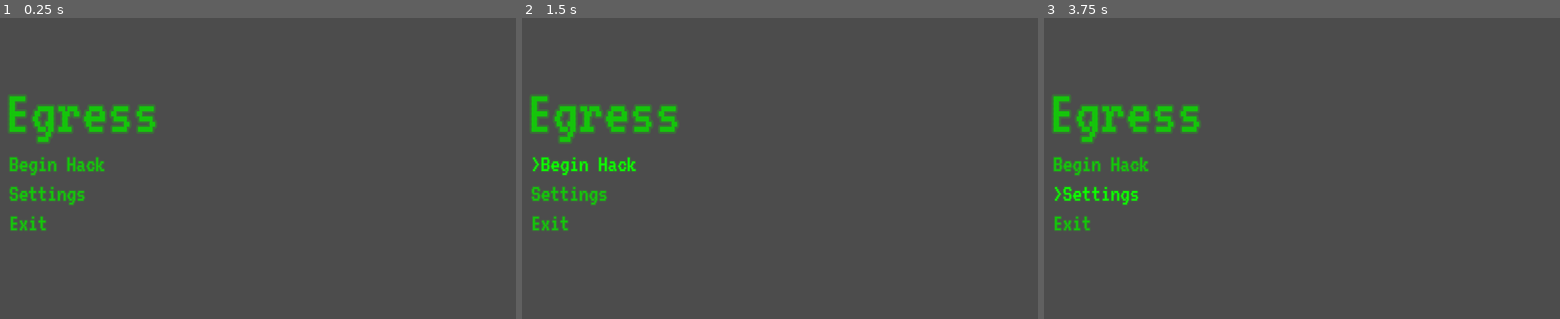
Above: before the commit, frames 1-3 (left to right).
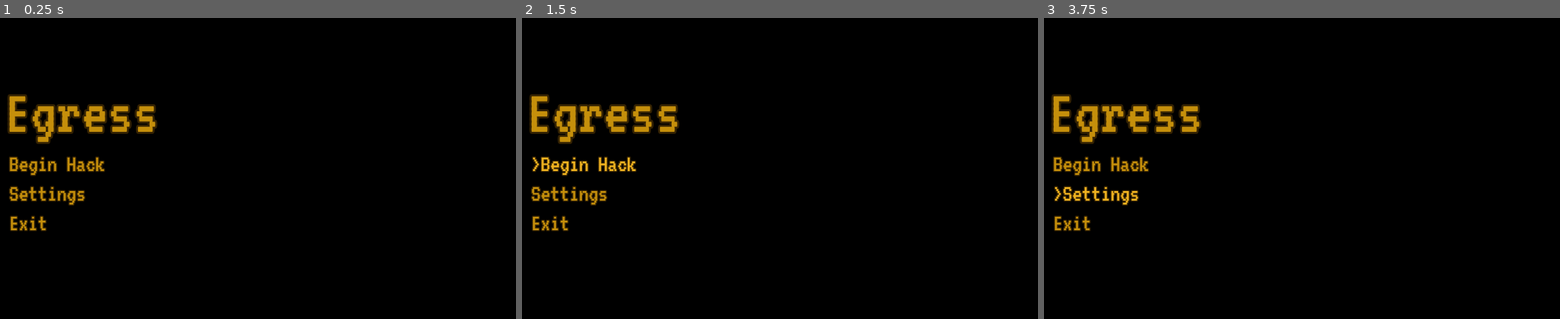
Above: after the commit, the same moments.

Repository: Lunatic-Games/egress
Game: Godot game, scene res://menus/main_menu/main_menu.tscn
Same seed, same stepped clock (60 frames per second), same inputs: the game is played once before the commit and once after it. This scene is started directly instead of the project's main scene.
Inputs:
- Up to frame 1 (0.25 s): no input
- Up to frame 2 (1.5 s): click "Begin Hack" at 0.5 s; click ">Begin Hack" at 1.25 s
- Up to frame 3 (3.75 s): click ">Begin Hack" at 2 s; click ">Begin Hack" at 2.75 s; click "Settings" at 3.5 s

The runs differ from the first frame. In frame 1, 100% of the frame differs, in the area x 0-100%, y 0-100%; in frame 2, 100%; in frame 3, 100%.

Commit message:
Changed to orange

Diff:
--- a/menus/main_menu/main_menu.tscn
+++ b/menus/main_menu/main_menu.tscn
@@ -9,7 +9,7 @@
 [sub_resource type="DynamicFont" id=1]
 size = 128
 outline_size = 4
-outline_color = Color( 0.0862745, 0.776471, 0.0470588, 0.270588 )
+outline_color = Color( 0.776471, 0.509804, 0.0470588, 0.270588 )
 font_data = ExtResource( 1 )
 
 [node name="MainMenu" type="Control"]
@@ -30,7 +30,7 @@
 margin_right = 315.0
 margin_bottom = -47.5
 custom_fonts/font = SubResource( 1 )
-custom_colors/font_color = Color( 0.0862745, 0.776471, 0.0470588, 1 )
+custom_colors/font_color = Color( 0.776471, 0.564706, 0.0470588, 1 )
 text = "Egress"
 
 [node name="VBoxContainer" type="VBoxContainer" parent="."]
@@ -47,7 +47,6 @@
 [node name="BeginButton" parent="VBoxContainer" instance=ExtResource( 3 )]
 margin_right = 202.0
 focus_mode = 0
-custom_colors/font_color_hover = Color( 0.054902, 1, 0, 1 )
 custom_colors/font_color_pressed = Color( 0.0313726, 0.513726, 0, 1 )
 enabled_focus_mode = 0
 text = "Begin Hack"
@@ -57,7 +56,6 @@
 margin_right = 202.0
 margin_bottom = 114.0
 focus_mode = 0
-custom_colors/font_color_hover = Color( 0.054902, 1, 0, 1 )
 custom_colors/font_color_pressed = Color( 0.0313726, 0.513726, 0, 1 )
 enabled_focus_mode = 0
 text = "Settings"
@@ -67,7 +65,6 @@
 margin_right = 202.0
 margin_bottom = 173.0
 focus_mode = 0
-custom_colors/font_color_hover = Color( 0.054902, 1, 0, 1 )
 custom_colors/font_color_pressed = Color( 0.0313726, 0.513726, 0, 1 )
 enabled_focus_mode = 0
 text = "Exit"
@@ -78,6 +75,7 @@
 pitch_scale = 0.9
 autoplay = true
 bus = "Music"
+
 [connection signal="pressed" from="VBoxContainer/BeginButton" to="." method="_on_BeginButton_pressed"]
 [connection signal="pressed" from="VBoxContainer/SettingsButton" to="." method="_on_SettingsButton_pressed"]
 [connection signal="pressed" from="VBoxContainer/ExitButton" to="." method="_on_ExitButton_pressed"]
--- a/menus/menu_button.tscn
+++ b/menus/menu_button.tscn
@@ -6,15 +6,15 @@
 [sub_resource type="DynamicFont" id=1]
 size = 48
 outline_size = 2
-outline_color = Color( 0.0862745, 0.776471, 0.0470588, 0.270588 )
+outline_color = Color( 0.776471, 0.509804, 0.0470588, 0.270588 )
 font_data = ExtResource( 1 )
 
 [node name="MenuButton" type="Button"]
 margin_right = 164.0
 margin_bottom = 55.0
 custom_fonts/font = SubResource( 1 )
-custom_colors/font_color = Color( 0.0862745, 0.776471, 0.0470588, 1 )
-custom_colors/font_color_hover = Color( 0.054902, 1, 0, 1 )
+custom_colors/font_color = Color( 0.776471, 0.564706, 0.0470588, 1 )
+custom_colors/font_color_hover = Color( 0.945098, 0.705882, 0.129412, 1 )
 text = "PRESS ME"
 flat = true
 align = 0
@@ -22,6 +22,7 @@
 __meta__ = {
 "_edit_use_anchors_": false
 }
+
 [connection signal="focus_entered" from="." to="." method="_on_focus_entered"]
 [connection signal="focus_exited" from="." to="." method="_on_focus_exited"]
 [connection signal="mouse_entered" from="." to="." method="_on_mouse_entered"]
--- a/menus/menu_label.tscn
+++ b/menus/menu_label.tscn
@@ -5,7 +5,7 @@
 [sub_resource type="DynamicFont" id=1]
 size = 64
 outline_size = 4
-outline_color = Color( 0.0862745, 0.776471, 0.0470588, 0.270588 )
+outline_color = Color( 0.776471, 0.52549, 0.0470588, 0.270588 )
 font_data = ExtResource( 1 )
 
 [node name="MenuLabel" type="Label"]
@@ -18,7 +18,7 @@
 margin_right = 65.0
 margin_bottom = 32.5
 custom_fonts/font = SubResource( 1 )
-custom_colors/font_color = Color( 0.0862745, 0.776471, 0.0470588, 1 )
+custom_colors/font_color = Color( 0.945098, 0.705882, 0.129412, 1 )
 text = "Label"
 align = 1
 __meta__ = {
--- a/project.godot
+++ b/project.godot
@@ -20,4 +20,5 @@
 
 [rendering]
 
+environment/default_clear_color=Color( 0, 0, 0, 1 )
 environment/default_environment="res://default_env.tres"
